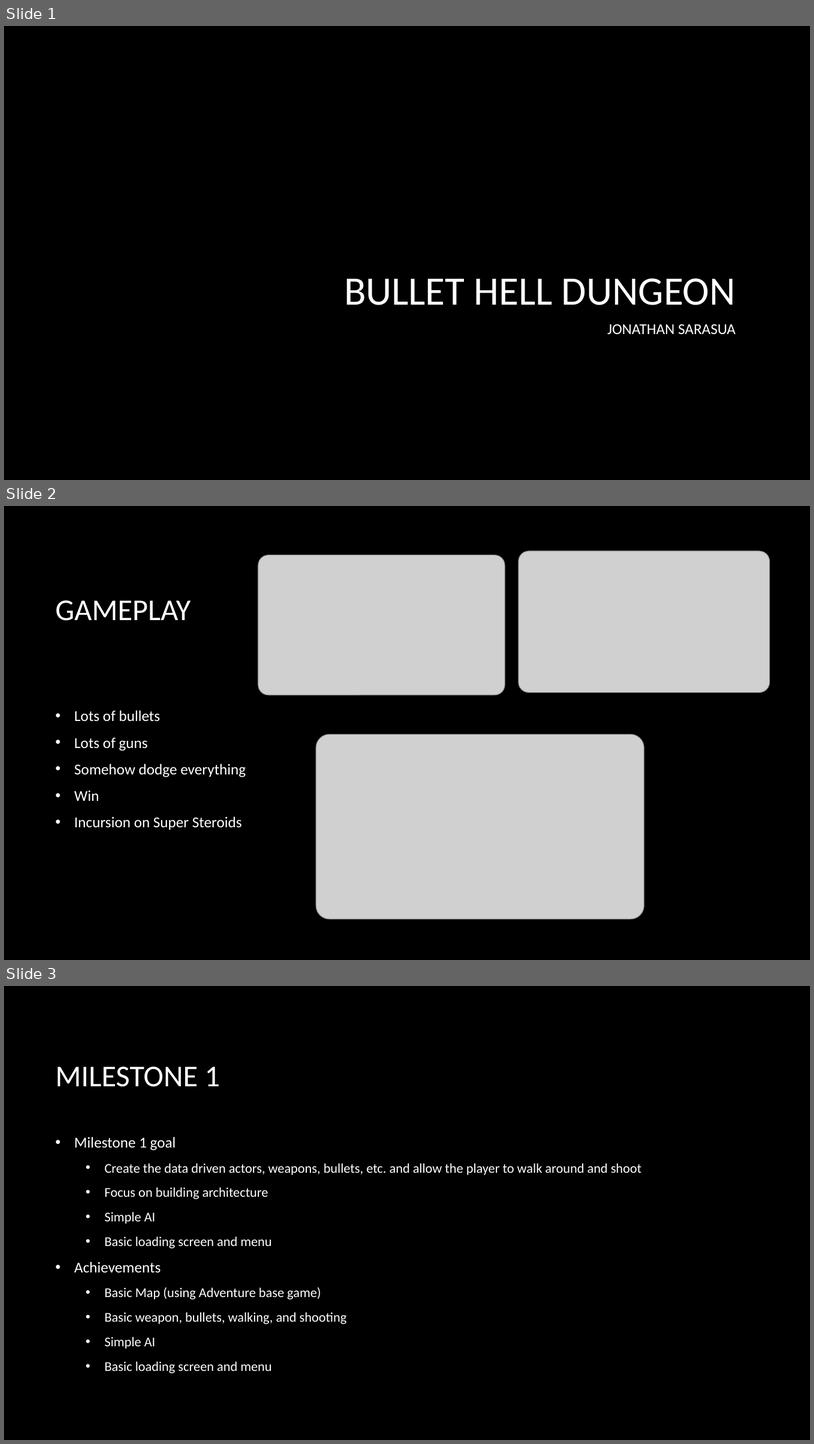
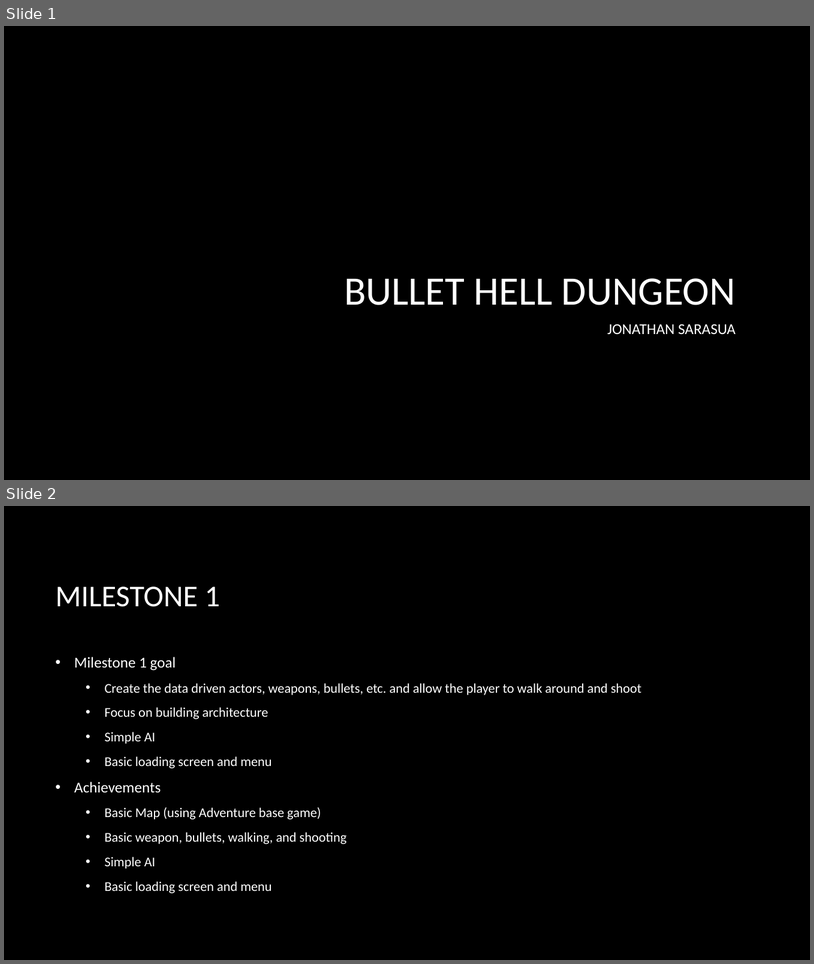
Before and after one commit to JSarasua/Guildhall, a slide deck: DFS/Bullet Hell Dungeon _Milestone_1.pptx. Shown one above the other, each under a label of ours: slides 1, 2 and 3 before the commit, slides 1 and 2 after it. The pictures are 814x1444 and 814x964 pixels, drawn with LibreOffice and Linux fonts; fonts in the diff are those of the drawing; grey boxes stand for pictures; background and template pictures are left out. Boxes give left, top, right and bottom in pixels: in the first picture for what was removed or moved away, otherwise in the second. Text is boxed around its words. In the diff, an @@ line names an element or a change of style, - is before the commit and + after.

Commit message:
updated readme and powerpoint

```diff
--- a/DFS/Bullet Hell Dungeon _Milestone_1.pptx
+++ b/DFS/Bullet Hell Dungeon _Milestone_1.pptx
@@ slide 2 removed at box(4, 506, 810, 960), background picture (left out) @@
@@ picture removed at box(258, 555, 505, 695) @@
@@ picture removed at box(519, 551, 770, 693) @@
@@ title removed at box(56, 600, 191, 621) @@
-GAMEPLAY
@@ text removed at box(74, 710, 246, 829) @@
-• Lots of bullets
-• Lots of guns
-• Somehow dodge everything
-• Win
-• Incursion on Super Steroids
@@ picture removed at box(316, 734, 645, 919) @@
@@ what was slide 3 is now slide 2 @@
```
Also in this commit, not shown: 1 other file.
